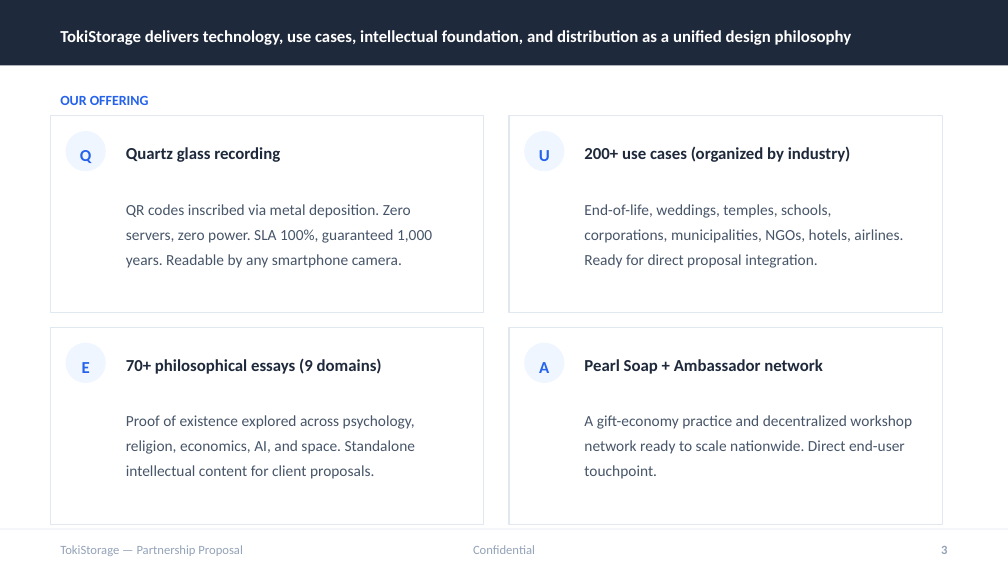
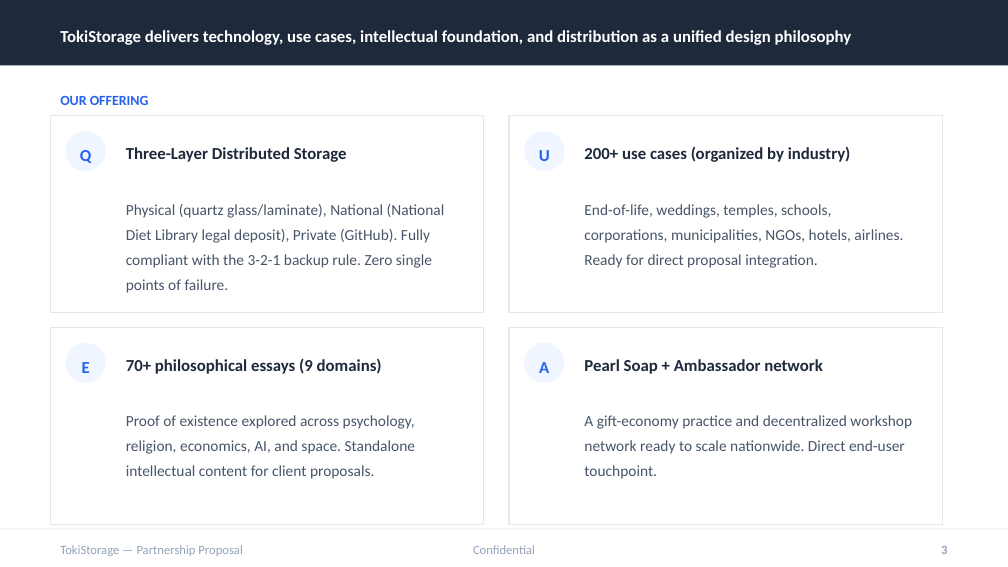
Before and after one commit to tokistorage/lp, a slide deck: slide 3 of tokistorage-partnership-deck-en.pptx. Drawn at 1008x567 pixels with LibreOffice and Linux fonts; fonts in the diff are those of the drawing. Boxes give left, top, right and bottom in pixels: in the first picture for what was removed or moved away, otherwise in the second. Text is boxed around its words. In the diff, an @@ line names an element or a change of style, - is before the commit and + after.

```diff
--- a/tokistorage-partnership-deck-en.pptx
+++ b/tokistorage-partnership-deck-en.pptx
@@ text at [126,147,347,162]: text changed @@
-Quartz glass recording
+Three-Layer Distributed Storage
@@ text at [126,204,445,293]: text changed @@
-QR codes inscribed via metal deposition. Zero servers, zero power. SLA 100%, guaranteed 1,000 years. Readable by any smartphone camera.
+Physical (quartz glass/laminate), National (National Diet Library legal deposit), Private (GitHub). Fully compliant with the 3-2-1 backup rule. Zero single points of failure.
```
Also in this commit, not shown: 8 other slides changed, 2 slides added, 14 other files.
